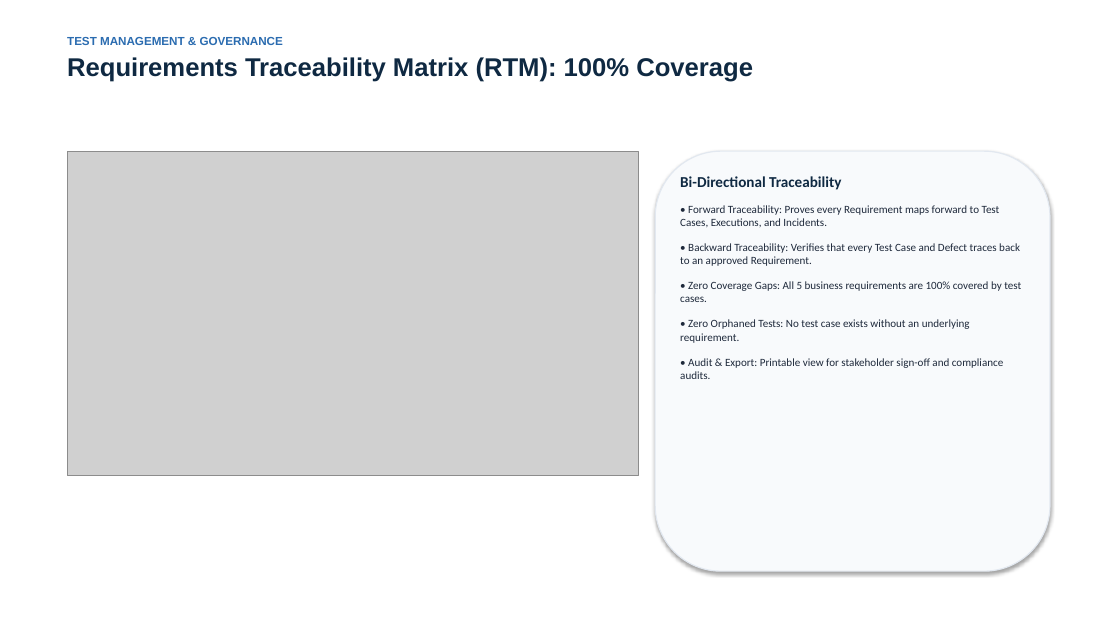
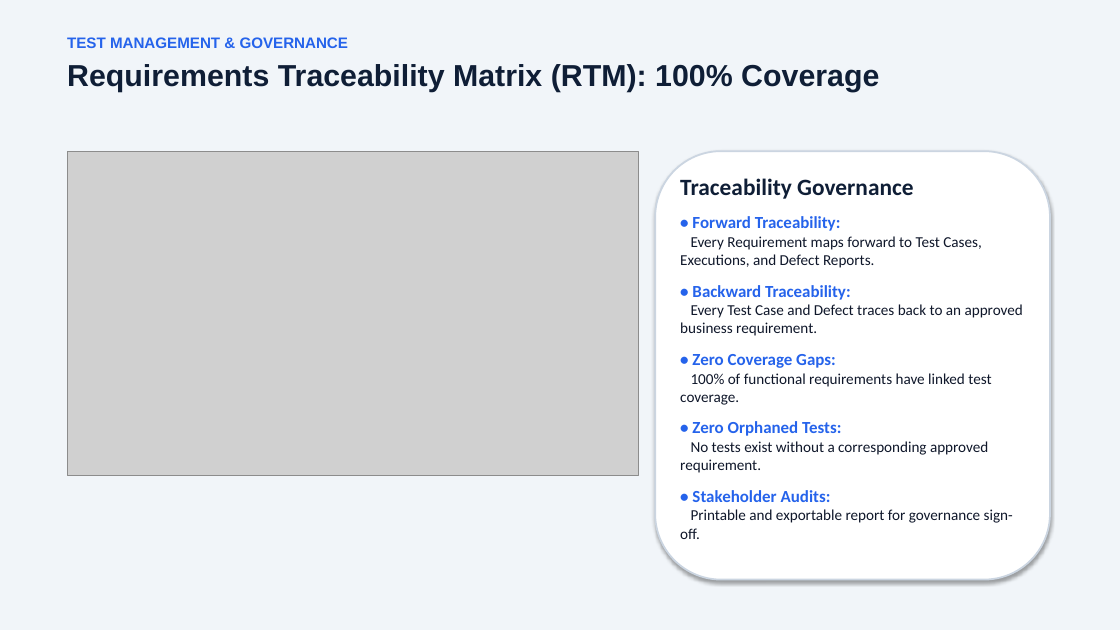
Before and after one commit to eya-khandoudi/TestFlow-ISTQB, a slide deck: slide 10 of docs/TestFlow_ISTQB_Presentation.pptx. Drawn at 1120x630 pixels with LibreOffice and Linux fonts; fonts in the diff are those of the drawing; grey boxes stand for pictures. Boxes give left, top, right and bottom in pixels: in the first picture for what was removed or moved away, otherwise in the second. Text is boxed around its words. In the diff, an @@ line names an element or a change of style, - is before the commit and + after.

Commit message:
Enhance TestFlow presentation with modern 16:9 design and large readable typography

```diff
--- a/docs/TestFlow_ISTQB_Presentation.pptx
+++ b/docs/TestFlow_ISTQB_Presentation.pptx
@@ rectangle added at (x1=0, y1=0, x2=1120, y2=630), fill #F1F5F9 @@
@@ text "TEST MANAGEMENT & GOVERNANCE" at (x1=67, y1=37, x2=879, y2=92): size 10 to 13 pt, text colour #2B6CB0 to #2563EB in "TEST MANAGEMENT & GOVERNANCE"; size 22 to 26 pt, text colour #0F2942 to #0F1E36 in "Requirements Traceability Matrix (RTM): 100% Coverage"; more space between paragraphs @@
@@ rounded rectangle resized from (x1=655, y1=151, x2=1050, y2=571) to (x1=655, y1=151, x2=1050, y2=580) @@
@@ rounded rectangle at (x1=655, y1=151, x2=1050, y2=580): fill #F8FAFC to #FFFFFF; outline #E2E8F0 1 pt to #CBD5E1 1.5 pt @@
@@ text at (x1=680, y1=178, x2=1023, y2=539): text changed; size 9.5 to 13 pt; text colour #1E293B to #0F172A @@
-Bi-Directional Traceability
-• Forward Traceability: Proves every Requirement maps forward to Test Cases, Executions, and Incidents.
-• Backward Traceability: Verifies that every Test Case and Defect traces back to an approved Requirement.
-• Zero Coverage Gaps: All 5 business requirements are 100% covered by test cases.
-• Zero Orphaned Tests: No test case exists without an underlying requirement.
-• Audit & Export: Printable view for stakeholder sign-off and compliance audits.
+Traceability Governance
+• Forward Traceability:
+Every Requirement maps forward to Test Cases, Executions, and Defect Reports.
+• Backward Traceability:
+Every Test Case and Defect traces back to an approved business requirement.
+• Zero Coverage Gaps:
+100% of functional requirements have linked test coverage.
+• Zero Orphaned Tests:
+No tests exist without a corresponding approved requirement.
+• Stakeholder Audits:
+Printable and exportable report for governance sign-off.
```
Also in this commit, not shown: 12 other slides changed, 2 other files.
